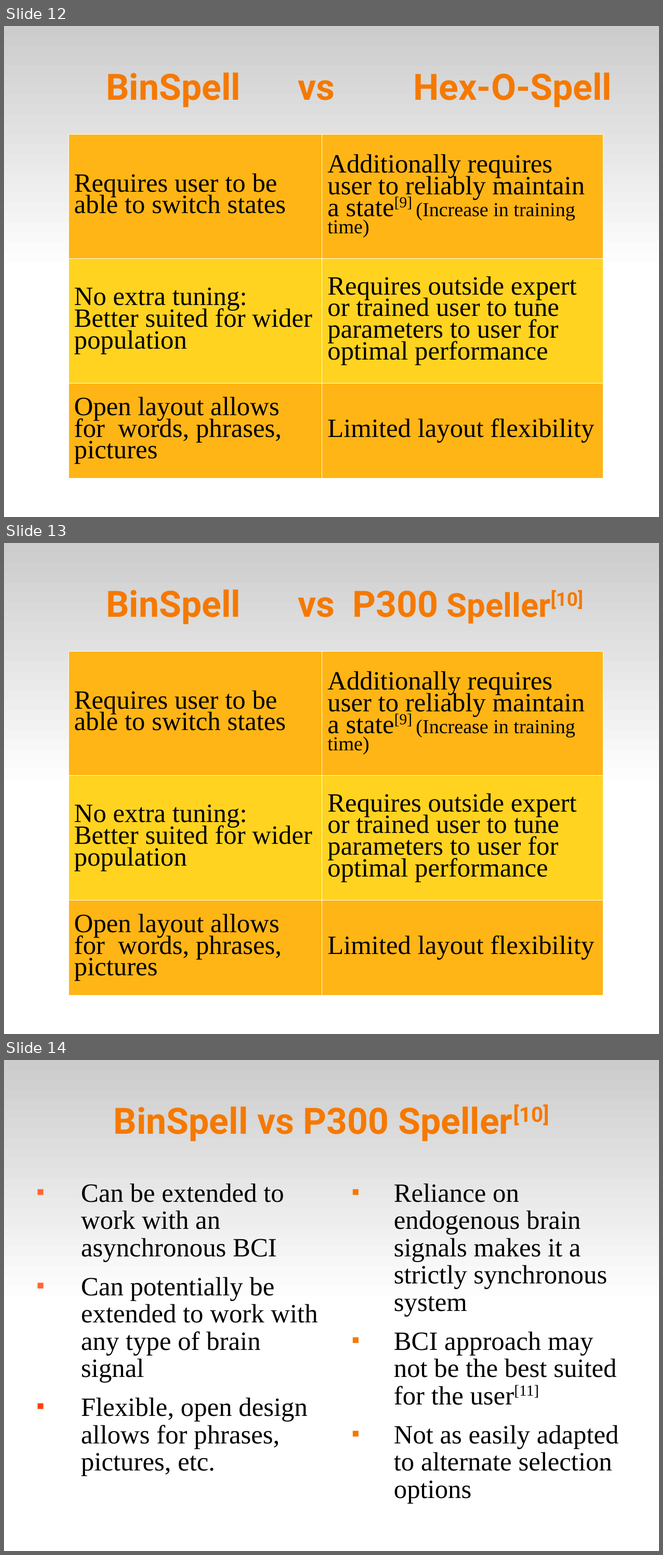
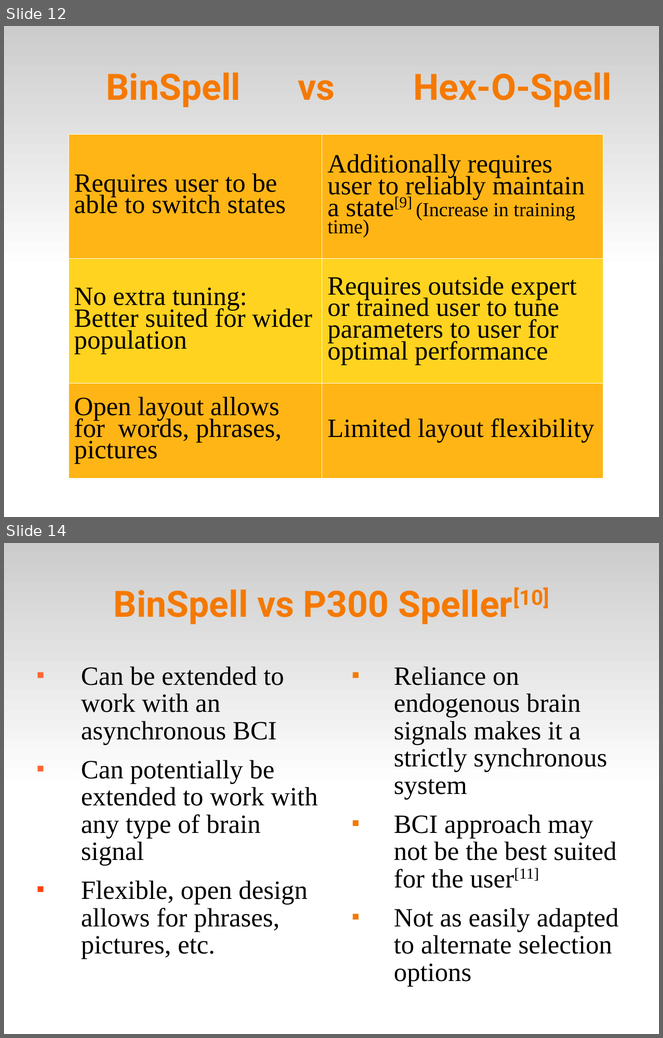
Before and after one commit to abdullah38rcc/BCI-Virtual-Keyboard, a slide deck: master's/docs/virtKey.ppt. Shown one above the other, each under a label of ours: slides 12, 13 and 14 before the commit, slides 12 and 14 after it; the slides between them are not shown. The pictures are 663x1555 and 663x1038 pixels, drawn with LibreOffice and Linux fonts; fonts in the diff are those of the drawing. Boxes give left, top, right and bottom in pixels: in the first picture for what was removed or moved away, otherwise in the second. Text is boxed around its words. In the diff, an @@ line names an element or a change of style, - is before the commit and + after.

```diff
--- a/master's/docs/virtKey.ppt
+++ b/master's/docs/virtKey.ppt
@@ slide 13 removed at (x1=4, y1=543, x2=659, y2=1034), background #FFFFFF; not listed: 1 template element that a slide beside it also shows @@
@@ title removed at (x1=106, y1=589, x2=241, y2=624) @@
-BinSpell
@@ text removed at (x1=298, y1=597, x2=335, y2=617) @@
-vs
@@ text removed at (x1=352, y1=590, x2=584, y2=624) @@
-P300 Speller[10]
@@ table removed at (x1=68, y1=651, x2=604, y2=996), 3 rows, 2 columns @@
-Requires user to be able to switch states | Additionally requires user to reliably maintain a state[9] (Increase in training time)
-No extra tuning: Better suited for wider population | Requires outside expert or trained user to tune parameters to user for optimal performance
-Open layout allows for words, phrases, pictures | Limited layout flexibility
```
Also in this commit, not shown: 1 slide changed, 1 slide added.
